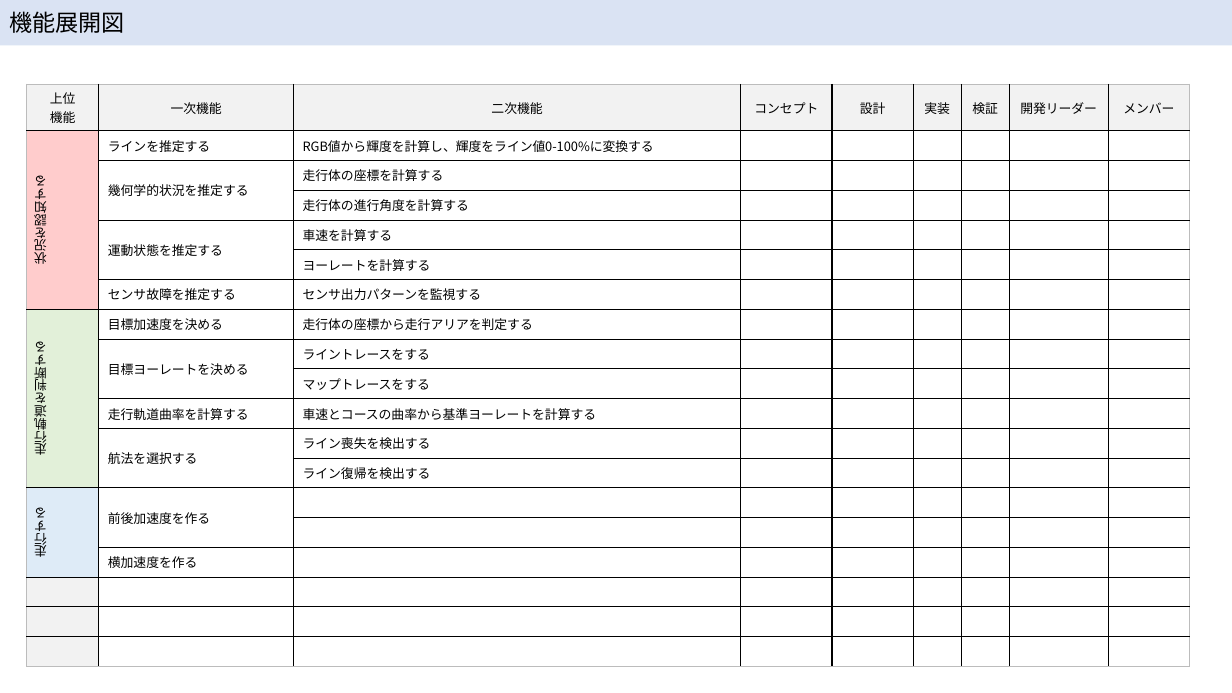
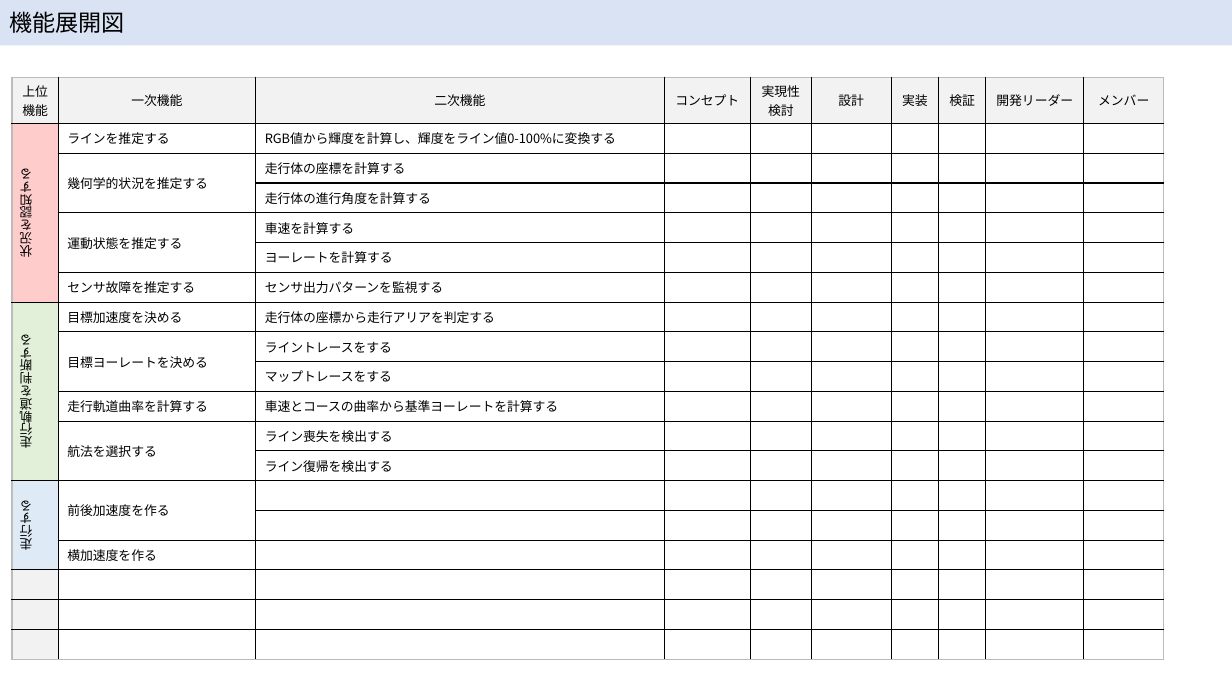
Before and after one commit to McRobo2019/ET_Robo_2019, a slide deck: slide 7 of Documents/hirojiren_設計ノート.pptx. Drawn at 1232x693 pixels with LibreOffice and Linux fonts; fonts in the diff are those of the drawing. Boxes give left, top, right and bottom in pixels: in the first picture for what was removed or moved away, otherwise in the second. Text is boxed around its words. In the diff, an @@ line names an element or a change of style, - is before the commit and + after.

Commit message:
KP-135 機能展開図に実現性の検討を追加

```diff
--- a/Documents/hirojiren_設計ノート.pptx
+++ b/Documents/hirojiren_設計ノート.pptx
@@ table at (12,78,1165,589) @@
+column 5: 実現性 / 検討 |  |  |  |  |  |  |  |  |  |  |  |  |  |  |  |  |  | 
@@ table: place and size @@
-table at (27,85,1190,596)
+table at (12,78,1165,589)
```
